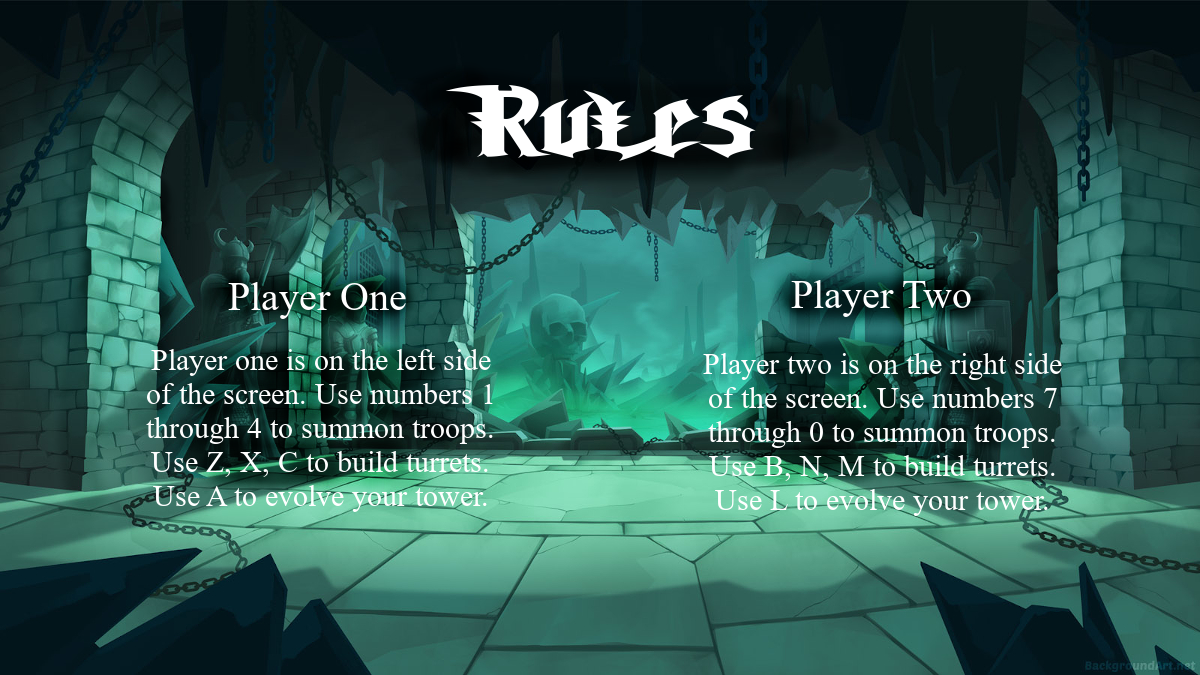
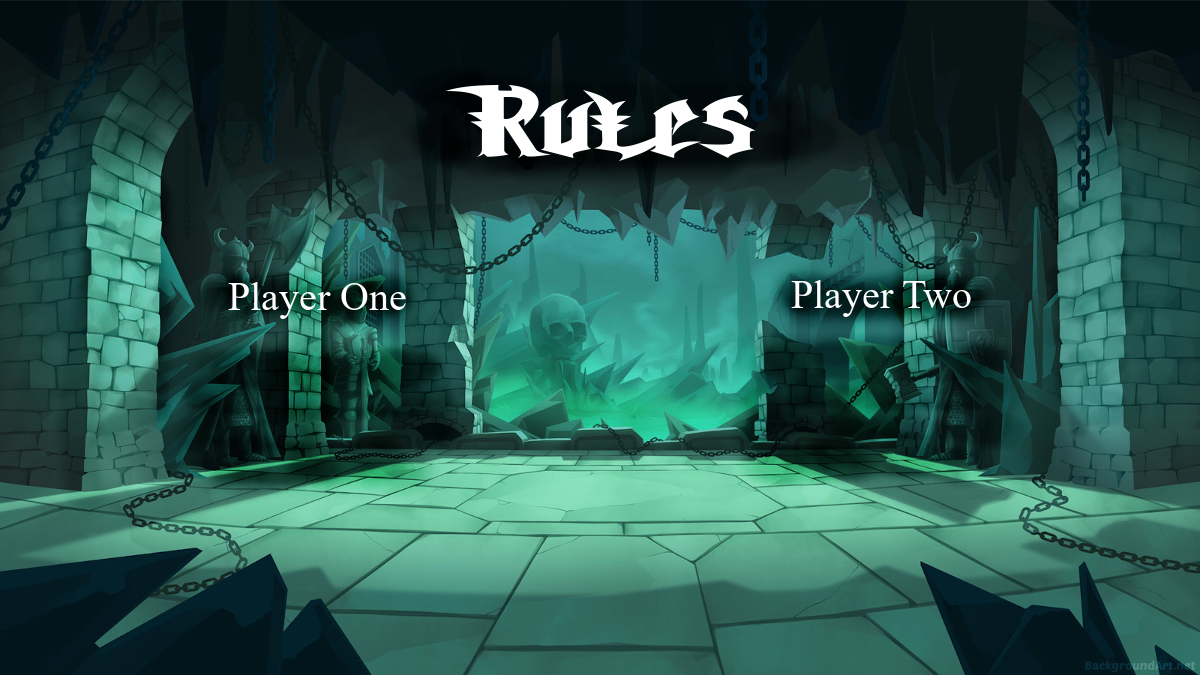
Revision of a layered 1200 x 675 image; what changed, layer by layer:
removed layer "Player two is on the right sid..." over [703, 353, 1062, 516]
removed layer "Player one is on the left side..." over [146, 349, 493, 512]
